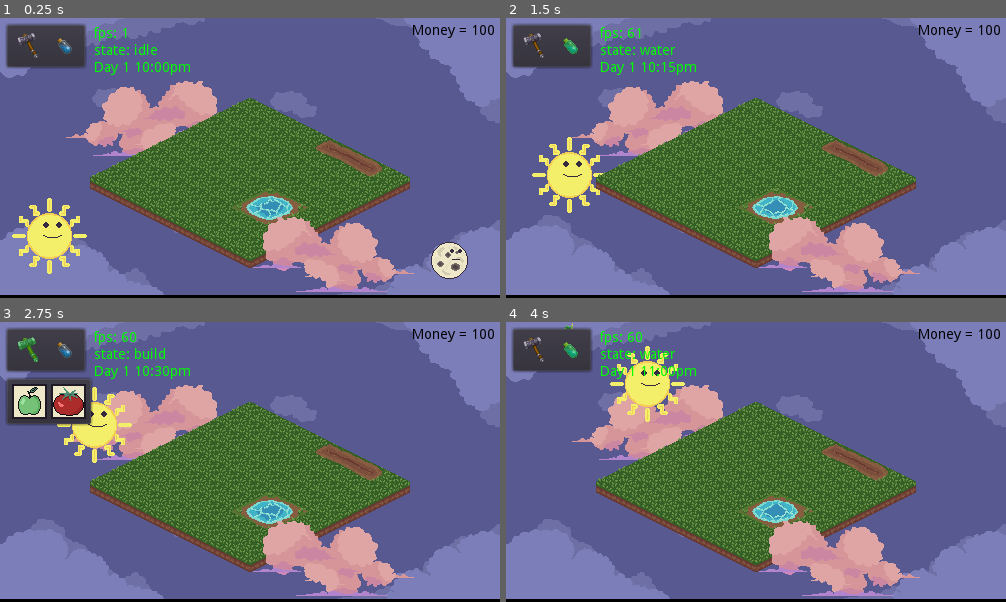
Above: before the commit, frames 1-4 (two rows, left to right).
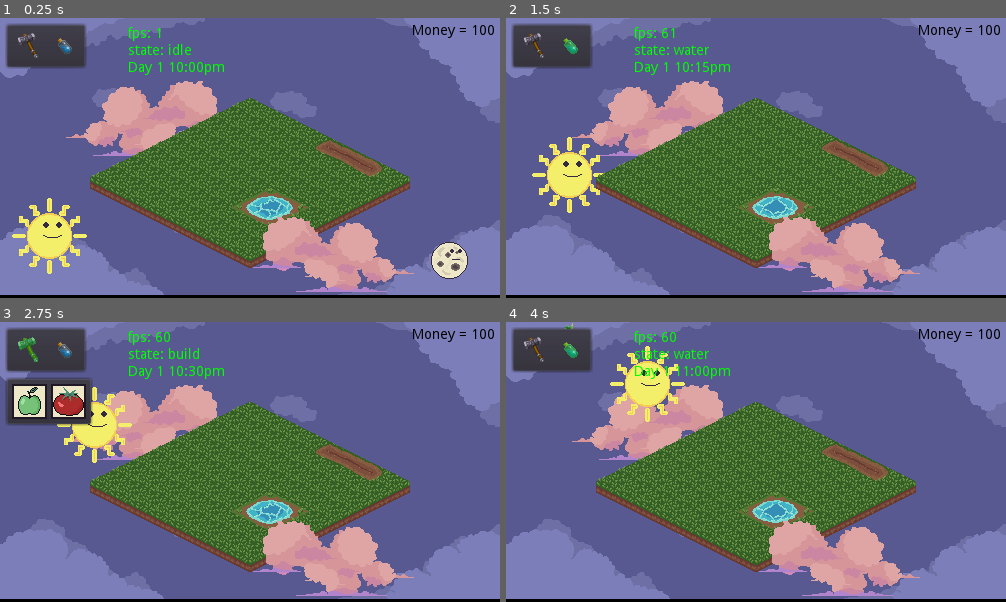
Above: after the commit, the same moments.

Repository: Valentino-02/New-Wild-Jam
Game: Godot game, scene res://src/levels/Test_Level.tscn
Two runs of this game, one before a commit and one after it. Both use one fixed random seed, a clock stepped at 60 frames per second and the inputs below.
Inputs (mouse positions are in pixels of both pictures, inside the frame that each line leads up to):
- Up to frame 1 (0.25 s): no input
- Up to frame 2 (1.5 s): click (536, 46) at 0.5 s; click (571, 46) at 1.25 s
- Up to frame 3 (2.75 s): click (30, 350) at 2 s
- Up to frame 4 (4 s): click (576, 400) at 2.77 s; click (571, 350) at 3.5 s

The runs differ from the first frame. In frame 1, 1.0% of the frame differs, in the area x 18-45%, y 3-21%; in frame 2, 1.1%; in frame 3, 1.1%; in frame 4, 1.1%.

Commit message:
Reposition debug label

Diff:
--- a/src/levels/Test_Level.tscn
+++ b/src/levels/Test_Level.tscn
@@ -44,9 +44,9 @@
 margin_bottom = -258.764
 
 [node name="DEBUG_LBL" type="Label" parent="CanvasLayer"]
-margin_left = 94.0
+margin_left = 128.0
 margin_top = 9.0
-margin_right = 134.0
+margin_right = 168.0
 margin_bottom = 23.0
 custom_colors/font_color = Color( 0, 1, 0, 1 )
 script = ExtResource( 13 )
